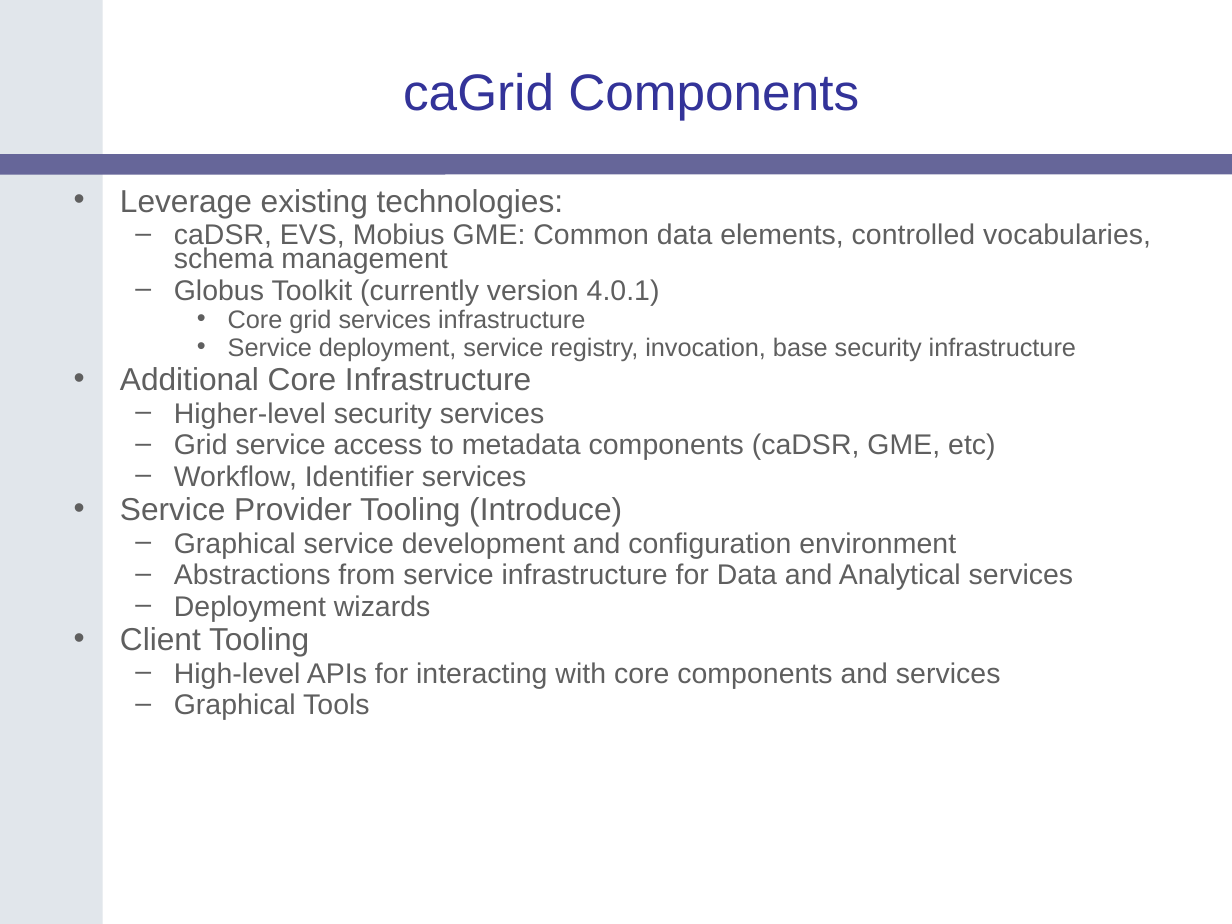
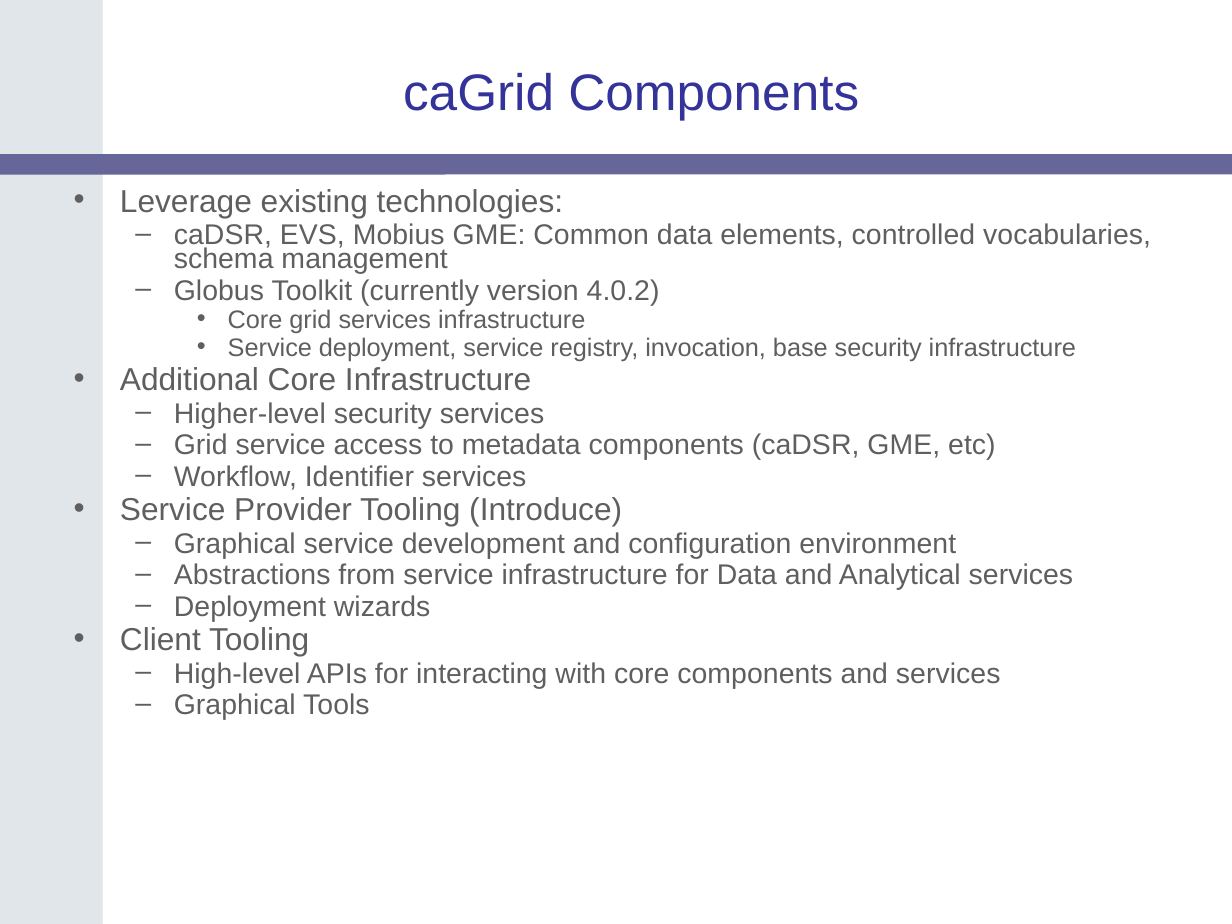
Before and after one commit to NCIP/cagrid-portal, a slide deck: slide 10 of cagrid-1-0/Documentation/presentations/200607_VCDE_ARCH/caGrid-1.0_Beta_Release.ppt. Drawn at 1232x924 pixels with LibreOffice and Linux fonts; fonts in the diff are those of the drawing; background and template pictures are left out. Boxes give left, top, right and bottom in pixels: in the first picture for what was removed or moved away, otherwise in the second. Text is boxed around its words. In the diff, an @@ line names an element or a change of style, - is before the commit and + after.

```diff
--- a/cagrid-1-0/Documentation/presentations/200607_VCDE_ARCH/caGrid-1.0_Beta_Release.ppt
+++ b/cagrid-1-0/Documentation/presentations/200607_VCDE_ARCH/caGrid-1.0_Beta_Release.ppt
@@ text at bbox=[174, 279, 660, 305]: text changed @@
-  – Globus Toolkit (currently version 4.0.1)
+  – Globus Toolkit (currently version 4.0.2)
```
Also in this commit, not shown: 1 other file.
